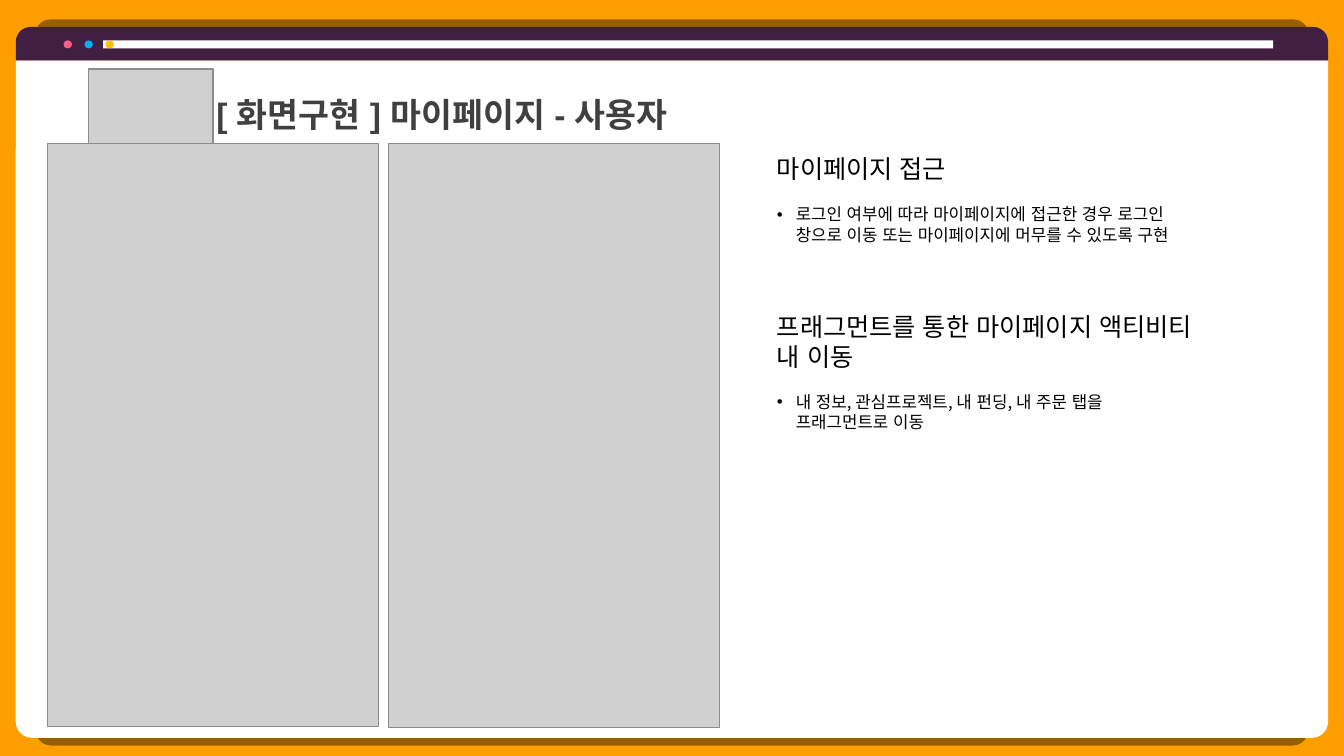
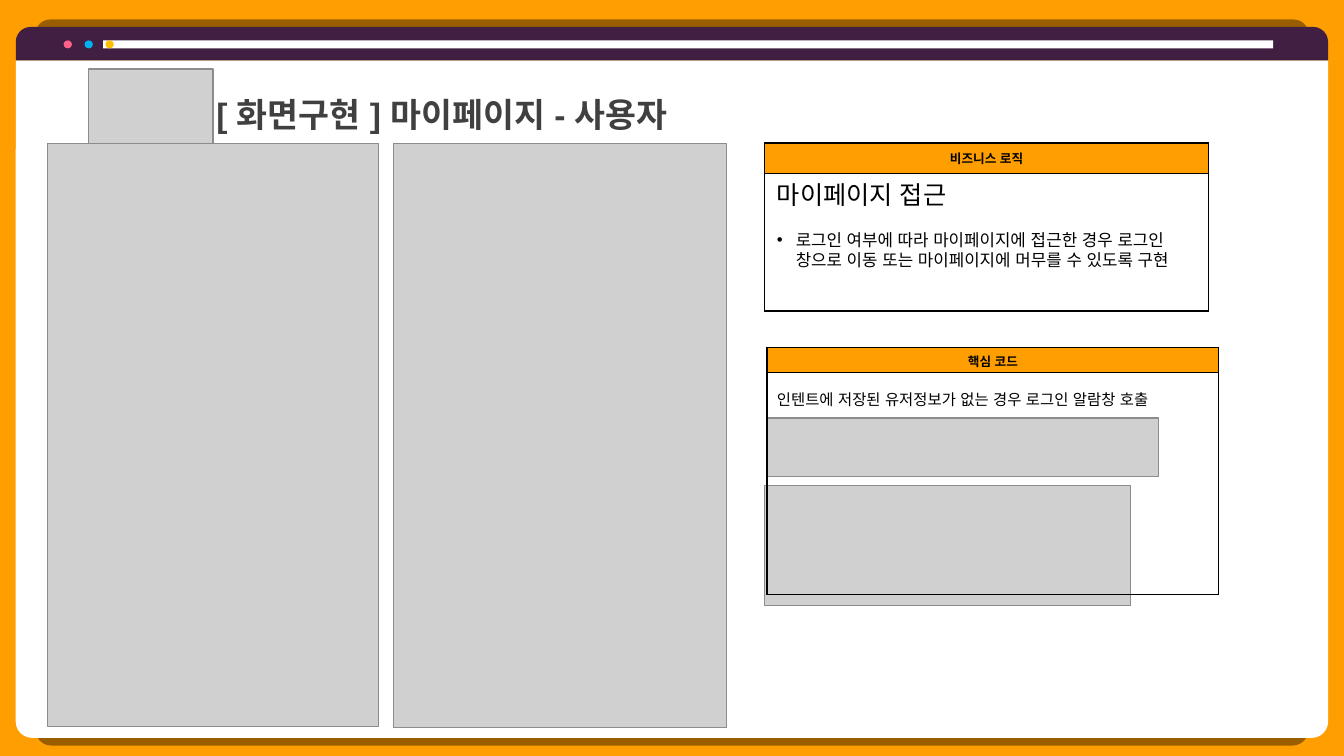
Before and after one commit to hhsw07/ezen-academy-projects, a slide deck: slide 31 of 0 발표용 파워포인트/project06 - 파워포인트 종합 - 형준.pptx (slide 46 before the commit). Drawn at 1344x756 pixels with LibreOffice and Linux fonts; fonts in the diff are those of the drawing; grey boxes stand for pictures. Boxes give left, top, right and bottom in pixels: in the first picture for what was removed or moved away, otherwise in the second. Text is boxed around its words. In the diff, an @@ line names an element or a change of style, - is before the commit and + after.

```diff
--- a/0 발표용 파워포인트/project06 - 파워포인트 종합 - 형준.pptx
+++ b/0 발표용 파워포인트/project06 - 파워포인트 종합 - 형준.pptx
@@ picture: place and size @@
-picture at <box>389,143,720,728</box>
+picture at <box>394,143,727,727</box>
@@ table added at <box>764,143,1208,312</box>, 2 rows, 1 columns @@
+비즈니스 로직
+
@@ text "마이페이지 접근": place and size @@
-text "마이페이지 접근" at <box>777,157,1169,243</box>
+text "마이페이지 접근" at <box>777,183,1169,268</box>
@@ text removed at <box>777,315,1192,430</box> @@
-프래그먼트를 통한 마이페이지 액티비티 내 이동
-• 내 정보, 관심프로젝트, 내 펀딩, 내 주문 탭을 프래그먼트로 이동
@@ table added at <box>767,347,1219,594</box>, 2 rows, 1 columns @@
+핵심 코드
+
@@ picture added at <box>767,418,1159,477</box> @@
@@ text added at <box>777,392,1148,407</box>, 11 pt, text #000000 @@
+인텐트에 저장된 유저정보가 없는 경우 로그인 알람창 호출
@@ picture added at <box>764,485,1130,606</box> @@
```
Also in this commit, not shown: 15 other slides changed, 8 slides added, 22 slides removed, 12 other files.
